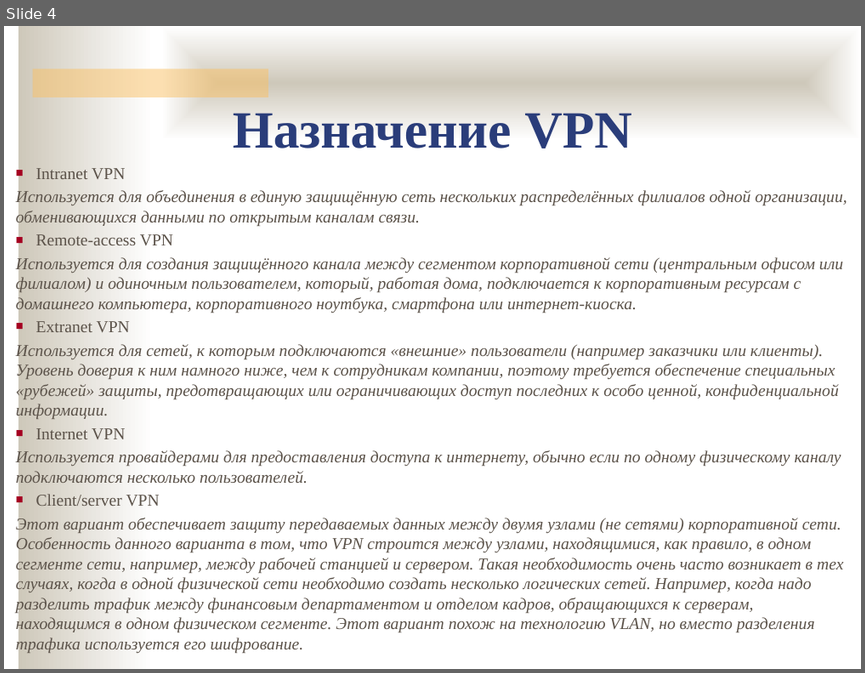
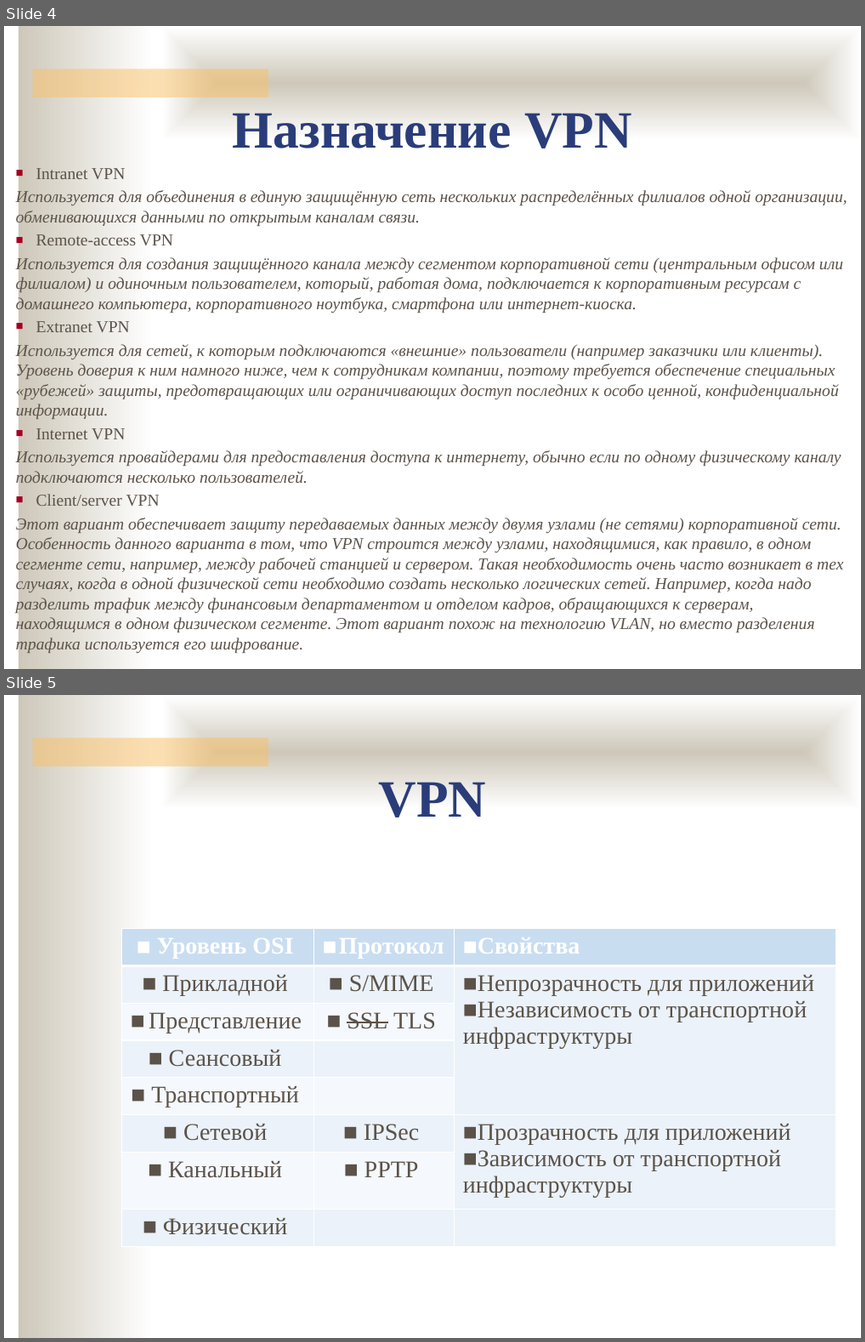
Before and after one commit to ukoloff/nets, a slide deck: lecture/vpn.pptx. Shown one above the other, each under a label of ours: slide 4 before the commit, slides 4 and 5 after it. The pictures are 865x673 and 865x1342 pixels, drawn with LibreOffice and Linux fonts; fonts in the diff are those of the drawing; background and template pictures are left out. Boxes give left, top, right and bottom in pixels: in the first picture for what was removed or moved away, otherwise in the second. Text is boxed around its words. In the diff, an @@ line names an element or a change of style, - is before the commit and + after.

Commit message:
More VPN

```diff
--- a/lecture/vpn.pptx
+++ b/lecture/vpn.pptx
@@ slide 5 added at bbox=[4, 695, 861, 1338], background #FFFFFF; not listed: 3 template elements that a slide beside it also shows @@
@@ text added at bbox=[379, 782, 487, 817], 44 pt, text #2A3D7A, bold @@
+VPN
@@ table added at bbox=[122, 929, 836, 1238], 8 rows, 3 columns @@
+Уровень OSI | Протокол | Свойства
+Прикладной | S/MIME | Непрозрачность для приложений / Независимость от транспортной инфраструктуры
+Представление | SSL TLS | 
+Сеансовый |  | 
+Транспортный |  | 
+Сетевой | IPSec | Прозрачность для приложений / Зависимость от транспортной инфраструктуры
+Канальный | PPTP | 
+Физический |  | 
```
Also in this commit, not shown: 4 other slides added.
